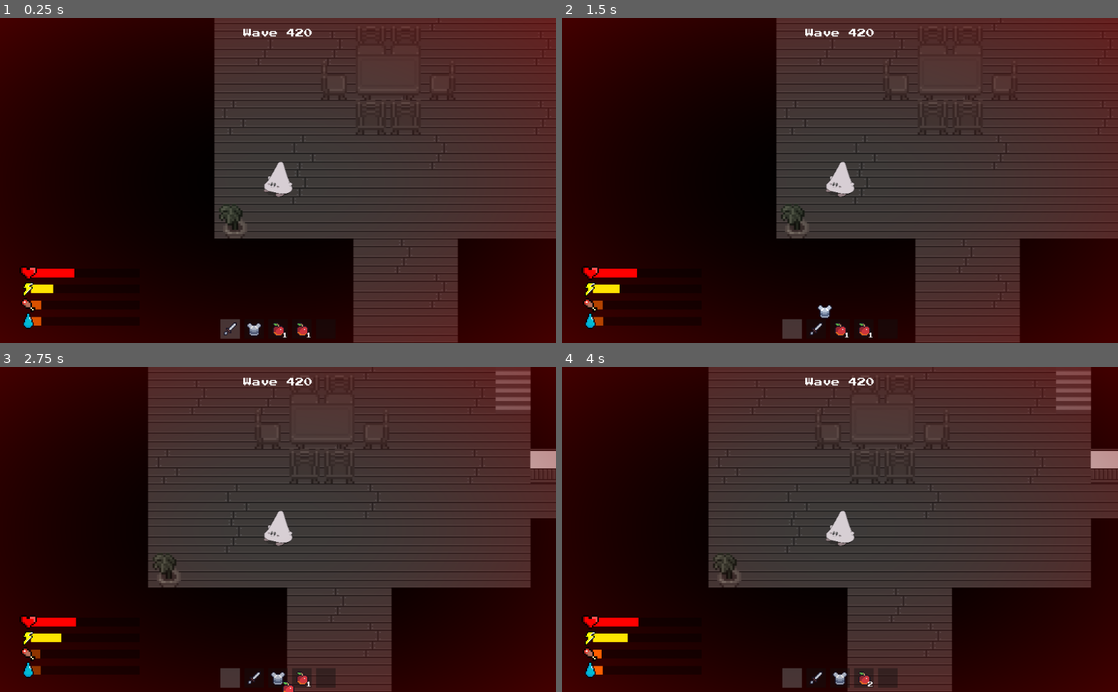
Above: before the commit, frames 1-4 (two rows, left to right).
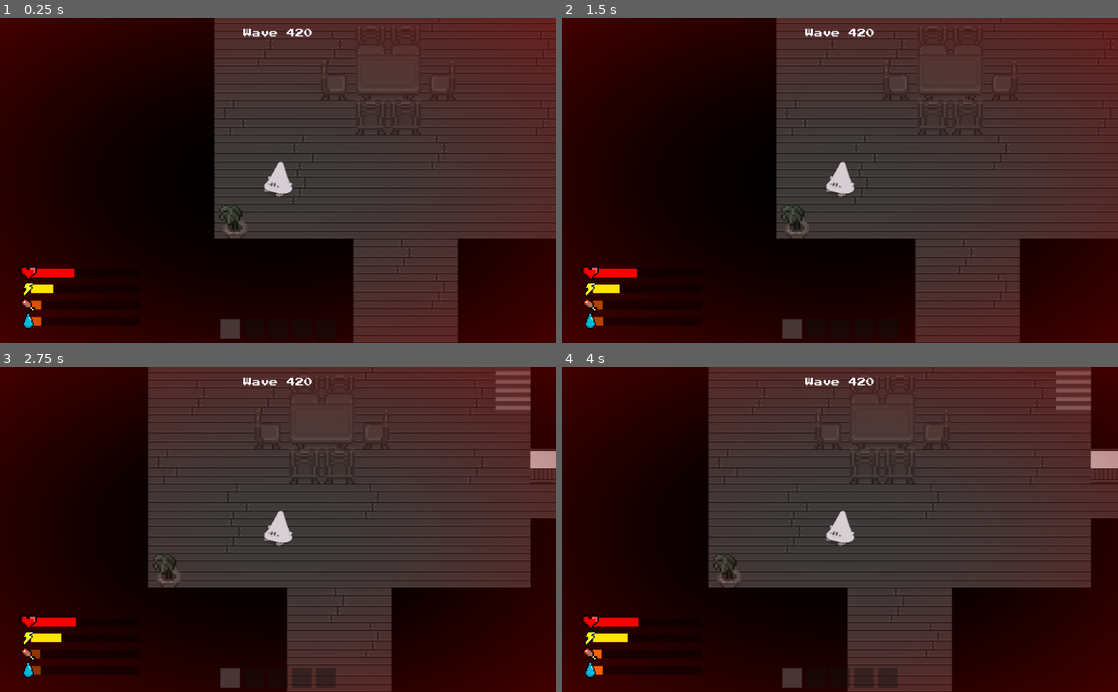
Above: after the commit, the same moments.

Repository: stubbyFunnyMonke/wacian-alpha
Game: Godot game, scene res://scenes/levels/gfloor.tscn
Same seed, same stepped clock (60 frames per second), same inputs: the game is played once before the commit and once after it. Sound files missing from this copy of the repository are replaced by a short silence.
Inputs (mouse positions are in pixels of both pictures, inside the frame that each line leads up to):
- Up to frame 1 (0.25 s): no input
- Up to frame 2 (1.5 s): tap Enter at 0.5 s; drag from (789, 330) to (895, 109) at 0.52 s; drag from (817, 330) to (812, 245) at 1.27 s
- Up to frame 3 (2.75 s): tap Space at 2 s; move the mouse to (278, 679) at 2.02 s; hold D (walkright) from 2.03 s (still down); hold Right mouse button (rclick) from 2.03 s (still down); click (278, 679) at 2.17 s
- Up to frame 4 (4 s): release D (walkright) at 2.75 s; release Right mouse button (rclick) at 2.75 s; drag from (862, 679) to (673, 480) at 2.77 s; drag from (890, 679) to (867, 529) at 3.52 s

The runs differ from the first frame. In frame 1, 0.2% of the frame differs, in the area x 40-56%, y 93-99%; in frame 2, 0.3%, in the area x 44-56%, y 88-99%; in frame 3, 0.2%; in frame 4, 0.2%.

Commit message:
new items

Diff:
--- a/assets/json/items.json
+++ b/assets/json/items.json
@@ -2,11 +2,6 @@
     "sword": {
         "name": "Sword",
         "icon": "sword.png",
-        "stackable": false
-    },
-    "armor": {
-        "name": "Armor",
-        "icon": "armor.png",
         "stackable": false
     },
     "apple": {
@@ -20,5 +15,44 @@
         "icon": "potion.png",
         "stackable": true,
         "quantity": 1
-    }
+    },
+	"bottle": {
+        "name": "Bottle",
+        "icon": "bottle.png",
+        "stackable": true,
+        "quantity": 1
+    },
+	"waterbottle": {
+        "name": "Bottle of Water",
+        "icon": "waterbottle.png",
+        "stackable": true,
+        "quantity": 1
+    },
+	"scrap": {
+		"name": "Scrap",
+        "icon": "scrap.png",
+        "stackable": true,
+        "quantity": 1
+	},
+	"nail": {
+		"name": "Nails",
+        "icon": "nail.png",
+        "stackable": true,
+        "quantity": 1
+	},
+	"hammer": {
+        "name": "Hammer",
+        "icon": "hammer.png",
+        "stackable": false
+    },
+	"sledgehammer": {
+        "name": "Sledgehammer",
+        "icon": "sledgehammer.png",
+        "stackable": false
+    },
+	"fireextinguisher": {
+        "name": "Fire Extinguisher",
+        "icon": "fireextinguisher.png",
+        "stackable": false
+    },
 }
--- a/scripts/global/inventory.gd
+++ b/scripts/global/inventory.gd
@@ -12,10 +12,6 @@
 func _ready():
 	for _i in range(slots):
 		items.append({})
-	items[0] = globalItemHandler.get_item_by_key("sword")
-	items[1] = globalItemHandler.get_item_by_key("armor")
-	items[2] = globalItemHandler.get_item_by_key("apple")
-	items[3] = globalItemHandler.get_item_by_key("apple")
 
 func broadcast_signal(indexes):
 	emit_signal("items_changed", indexes)
Binary file removed: assets/images/items/armor.png
Binary file added: assets/images/items/bottle.png
Not shown, added: assets/images/items/bottle.png.import
Binary file added: assets/images/items/fireextinguisher.png
Not shown, added: assets/images/items/fireextinguisher.png.import
Binary file added: assets/images/items/hammer.png
Not shown, added: assets/images/items/hammer.png.import
Binary file added: assets/images/items/nail.png
Not shown, changed: assets/images/items/nail.png.import
Binary file added: assets/images/items/scrap.png
Not shown, added: assets/images/items/scrap.png.import
Binary file added: assets/images/items/sledgehammer.png
(and 3 more such lines)
